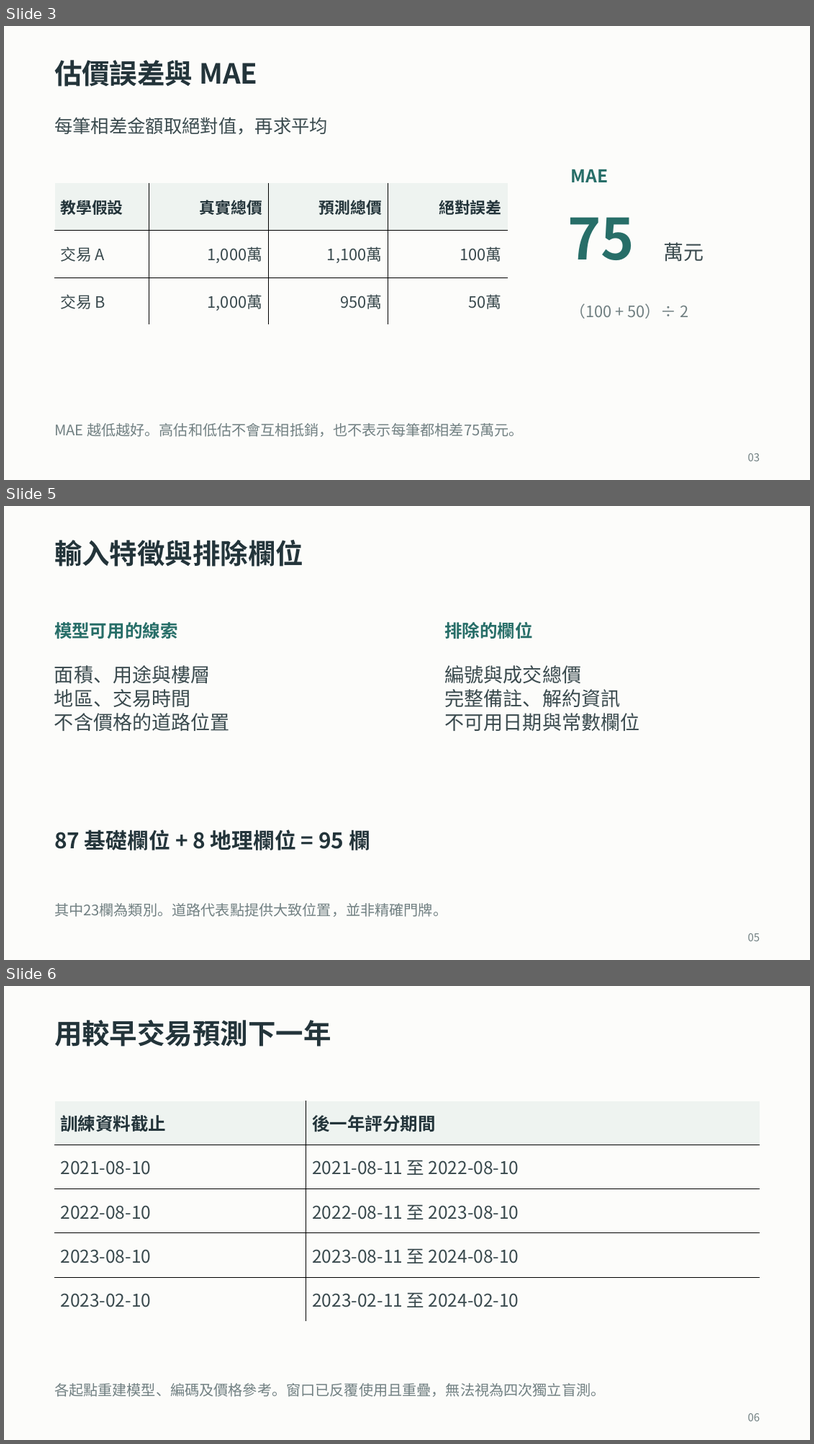
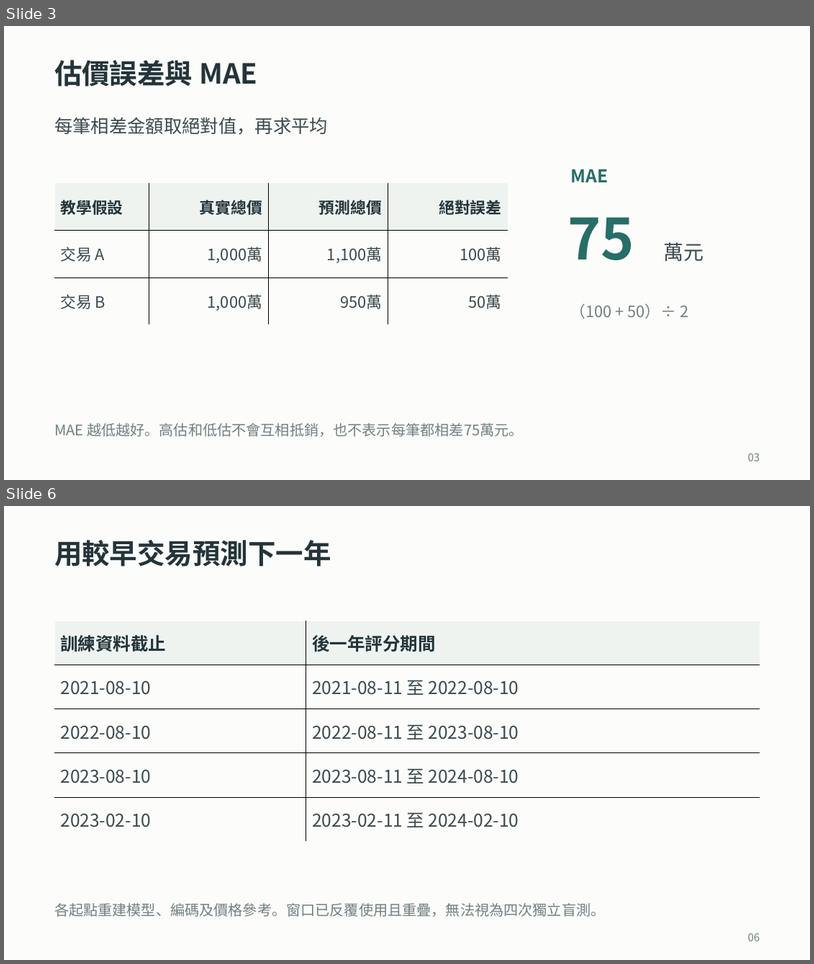
Before and after one commit to ziyi930108/nycu-house-price-regression, a slide deck: teaching/final_presentation/台灣房屋銷售價格預測挑戰賽_上台簡報.pptx. Shown one above the other, each under a label of ours: slides 3, 5 and 6 before the commit, slides 3 and 6 after it; the slides between them are not shown. The pictures are 814x1444 and 814x964 pixels, drawn with LibreOffice and Linux fonts; fonts in the diff are those of the drawing. Boxes give left, top, right and bottom in pixels: in the first picture for what was removed or moved away, otherwise in the second. Text is boxed around its words. In the diff, an @@ line names an element or a change of style, - is before the commit and + after.

```diff
--- a/teaching/final_presentation/台灣房屋銷售價格預測挑戰賽_上台簡報.pptx
+++ b/teaching/final_presentation/台灣房屋銷售價格預測挑戰賽_上台簡報.pptx
@@ slide 5 removed at (4,506,810,960), background #FCFCFA @@
@@ text removed at (54,540,304,566) @@
-輸入特徵與排除欄位
@@ text removed at (54,622,178,639) @@
-模型可用的線索
@@ text removed at (445,622,533,639) @@
-排除的欄位
@@ text removed at (54,665,230,731) @@
-面積、用途與樓層
-地區、交易時間
-不含價格的道路位置
@@ text removed at (445,665,640,731) @@
-編號與成交總價
-完整備註、解約資訊
-不可用日期與常數欄位
@@ text removed at (54,826,370,854) @@
-87 基礎欄位 + 8 地理欄位 = 95 欄
@@ text removed at (54,903,448,916) @@
-其中23欄為類別。道路代表點提供大致位置，並非精確門牌。
@@ text removed at (748,933,761,941) @@
-05
```
Also in this commit, not shown: 6 slides changed, 3 slides added, 8 other slides removed, 25 other files.
